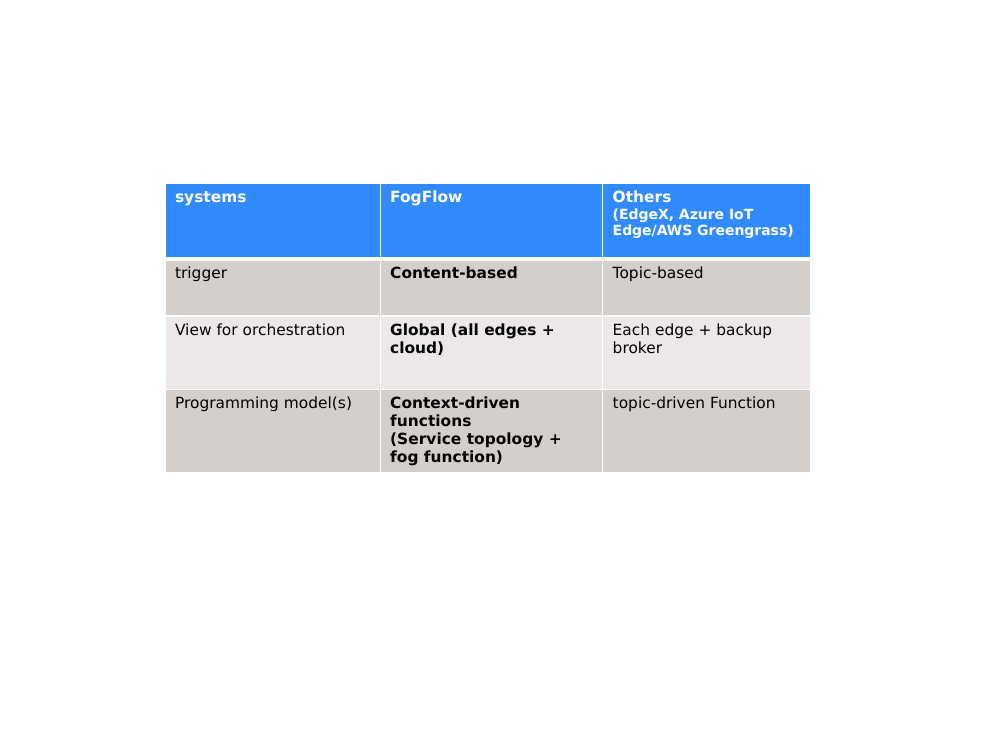
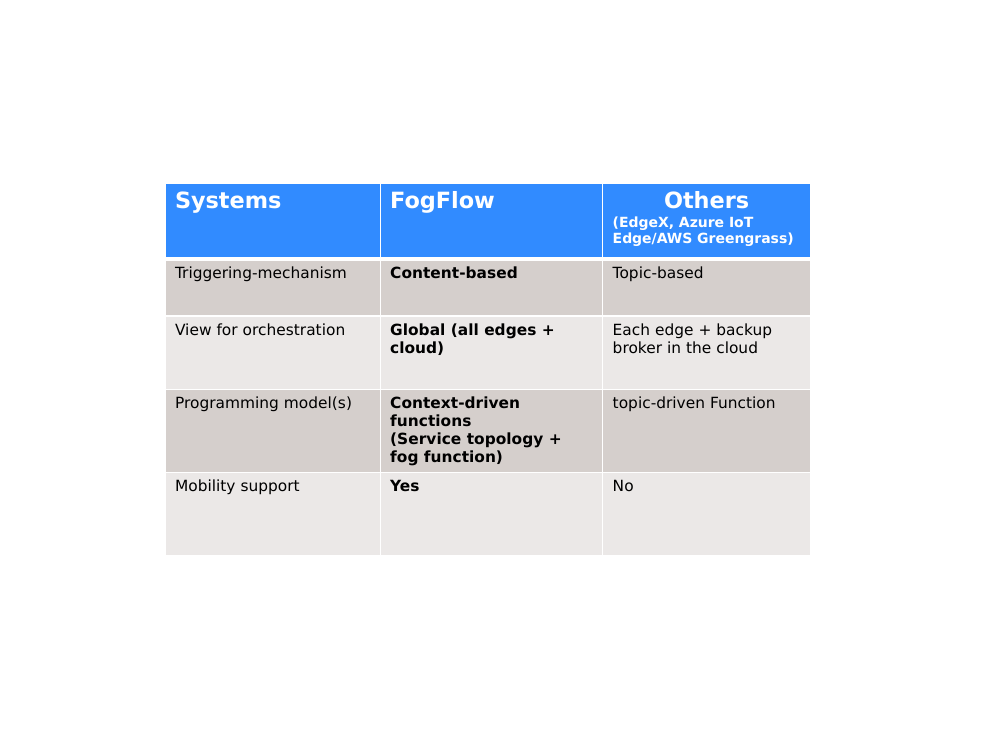
Before and after one commit to smartfog/fogflow, a slide deck: slide 40 of doc/en/source/figures/figures.pptx. Drawn at 1008x756 pixels with LibreOffice and Linux fonts; fonts in the diff are those of the drawing. Boxes give left, top, right and bottom in pixels: in the first picture for what was removed or moved away, otherwise in the second. Text is boxed around its words. In the diff, an @@ line names an element or a change of style, - is before the commit and + after.

```diff
--- a/doc/en/source/figures/figures.pptx
+++ b/doc/en/source/figures/figures.pptx
@@ table at (165,183,811,556) @@
-row 1, column 1: systems
+row 1, column 1: Systems
-row 2, column 1: trigger
+row 2, column 1: Triggering-mechanism
-row 3, column 3: Each edge + backup broker
+row 3, column 3: Each edge + backup broker in the cloud
+row 5: Mobility support | Yes | No
```
Also in this commit, not shown: 3 other files.
